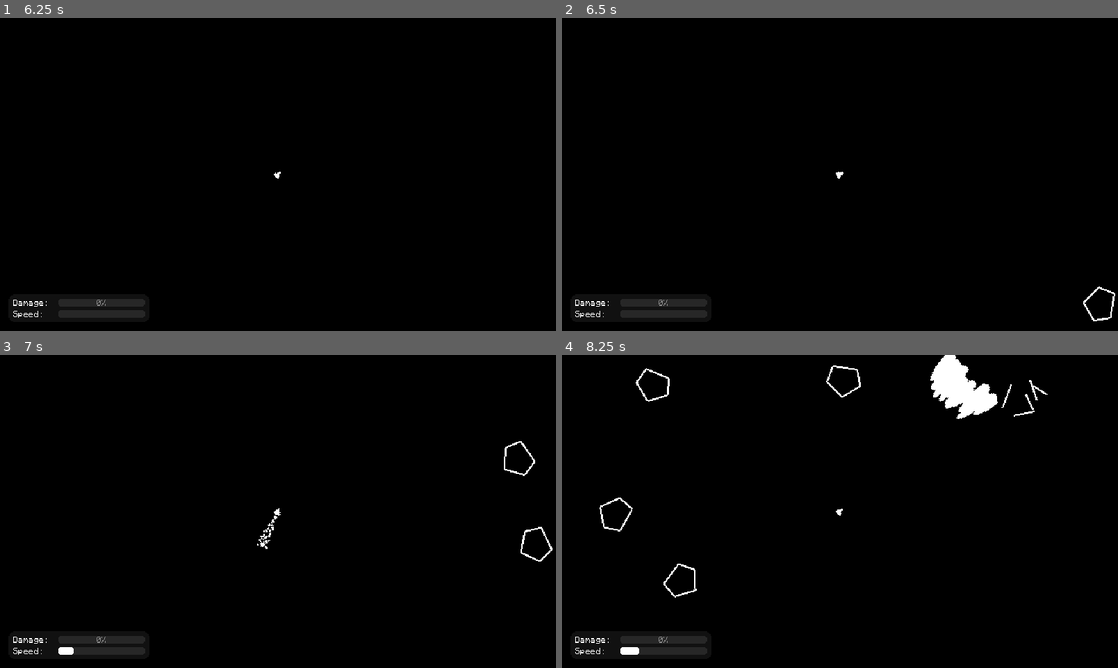
Above: before the commit, frames 1-4 (two rows, left to right).
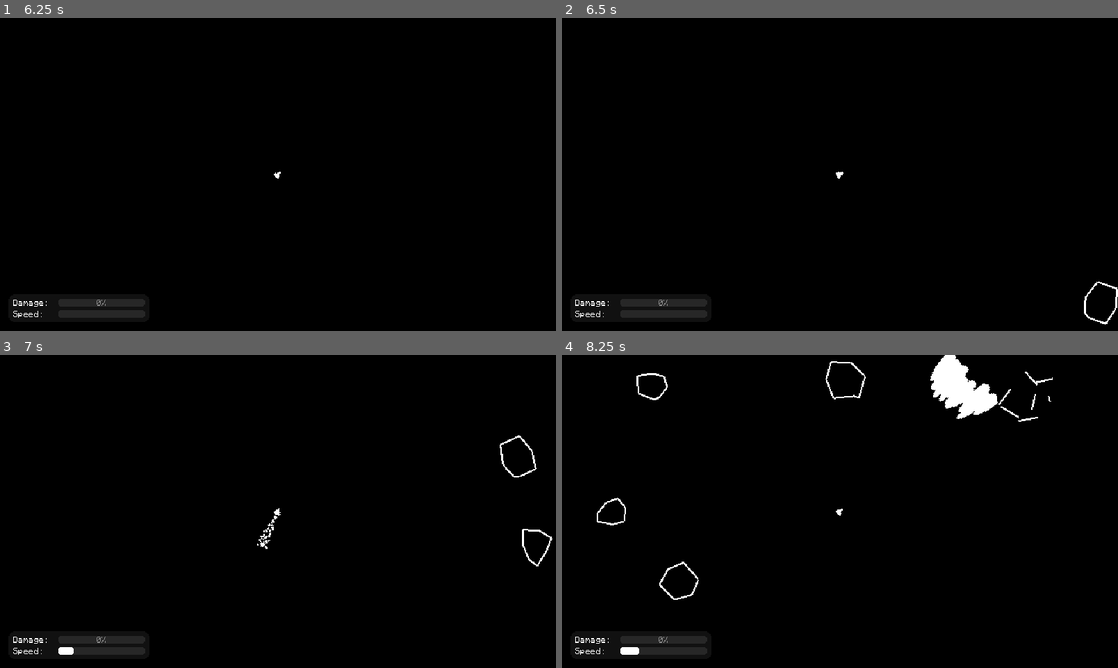
Above: after the commit, the same moments.

Repository: anton2026gamca/avoider
Game: Godot game, scene res://world/main/main.tscn
Two runs of this game, one before a commit and one after it. Both use one fixed random seed, a clock stepped at 60 frames per second and the inputs below.
Inputs:
- Up to frame 1 (6.25 s): hold D (move_right) 0.53-1.28 s; tap Space (shoot) at 0.6, 1.35, 2.1, 2.85, 3.6, 4.25, 4.35, 5.1, 5.75, 5.85 s; hold S (move_down) 1.28-2.03 s; hold D (move_right) 2.03-2.78 s; tap Enter at 2.75, 5 s; hold W (move_up) 2.78-3.53 s; hold A (move_left) 3.53-5.03 s; hold S (move_down) 5.03-5.78 s; hold D (move_right) from 5.78 s (still down)
- Up to frame 2 (6.5 s): keep holding D (move_right)
- Up to frame 3 (7 s): release D (move_right) at 6.53 s; hold W (move_up) from 6.53 s (still down); tap Space (shoot) at 6.6 s
- Up to frame 4 (8.25 s): release W (move_up) at 7.28 s; hold D (move_right) 7.28-8.03 s; tap Space (shoot) at 7.35, 8.1 s; hold S (move_down) from 8.03 s (still down)

Frame 1 is identical in both runs. In frame 2, 0.2% of the frame differs, in the area x 93-100%, y 84-98%; in frame 3, 0.3%; in frame 4, 0.9%, in the area x 6-89%, y 2-79%.

Commit message:
Add meteoroid look & size randomization

Diff:
--- a/src/world/meteoroid/meteoroid.gd
+++ b/src/world/meteoroid/meteoroid.gd
@@ -2,9 +2,40 @@
 class_name Meteoroid
 
 
-@export var lines: Array[Line2D]
+var health: float = 500
 
-var health: float = 500
+@onready var lines: Array[Line2D] = [$Line1, $Line2, $Line3, $Line4, $Line5, $Line6, $Line7]
+@onready var collision_shape: CollisionShape2D = $CollisionShape2D
+
+@export var random_size_modifier_min: float = 0.8
+@export var random_size_modifier_max: float = 1.3
+
+
+
+func _ready() -> void:
+	if collision_shape.shape is CircleShape2D:
+		collision_shape.shape = collision_shape.shape.duplicate()
+		collision_shape.shape.radius *= randf_range(random_size_modifier_min, random_size_modifier_max)
+	var angles: Array[float] = []
+	var radius_modifiers: Array[float] = []
+	var count: int = len(lines)
+	var val: float = 0
+	angles.append(0)
+	radius_modifiers.append(1)
+	for i: float in count - 1:
+		var step: float = deg_to_rad(randf_range((1.0 / count) * 360 - 10, (1.0 / count) * 360) + 10)
+		val += step
+		angles.append(val)
+		radius_modifiers.append(randf_range(0.7, 1.3))
+	angles.append(0)
+	radius_modifiers.append(1)
+	for i: float in count:
+		var radius: float = 1
+		if collision_shape.shape is CircleShape2D:
+			radius = collision_shape.shape.radius
+		lines[i].points[0] = Vector2.from_angle(angles[i]) * radius * radius_modifiers[i]
+		lines[i].points[1] = Vector2.from_angle(angles[i + 1]) * radius * radius_modifiers[i + 1]
+		print(angles[i], " -> ", angles[i + 1])
 
 
 func damage(val: float) -> void:
--- a/src/world/meteoroid/meteoroid.tscn
+++ b/src/world/meteoroid/meteoroid.tscn
@@ -5,13 +5,12 @@
 [sub_resource type="CircleShape2D" id="CircleShape2D_meteoroid"]
 radius = 20.0
 
-[node name="Meteoroid" type="RigidBody2D" node_paths=PackedStringArray("lines") groups=["meteoroids"]]
+[node name="Meteoroid" type="RigidBody2D" groups=["meteoroids"]]
 collision_layer = 2
 collision_mask = 3
 mass = 10.0
 gravity_scale = 0.0
 script = ExtResource("1_meteoroid")
-lines = [NodePath("Line1"), NodePath("Line2"), NodePath("Line3"), NodePath("Line4"), NodePath("Line5")]
 
 [node name="CollisionShape2D" type="CollisionShape2D" parent="."]
 shape = SubResource("CircleShape2D_meteoroid")
@@ -35,3 +34,11 @@
 [node name="Line5" type="Line2D" parent="."]
 points = PackedVector2Array(-8, 18, -20, 3)
 width = 2.0
+
+[node name="Line6" type="Line2D" parent="."]
+points = PackedVector2Array(-8, 18, -20, 3)
+width = 2.0
+
+[node name="Line7" type="Line2D" parent="."]
+points = PackedVector2Array(-8, 18, -20, 3)
+width = 2.0
